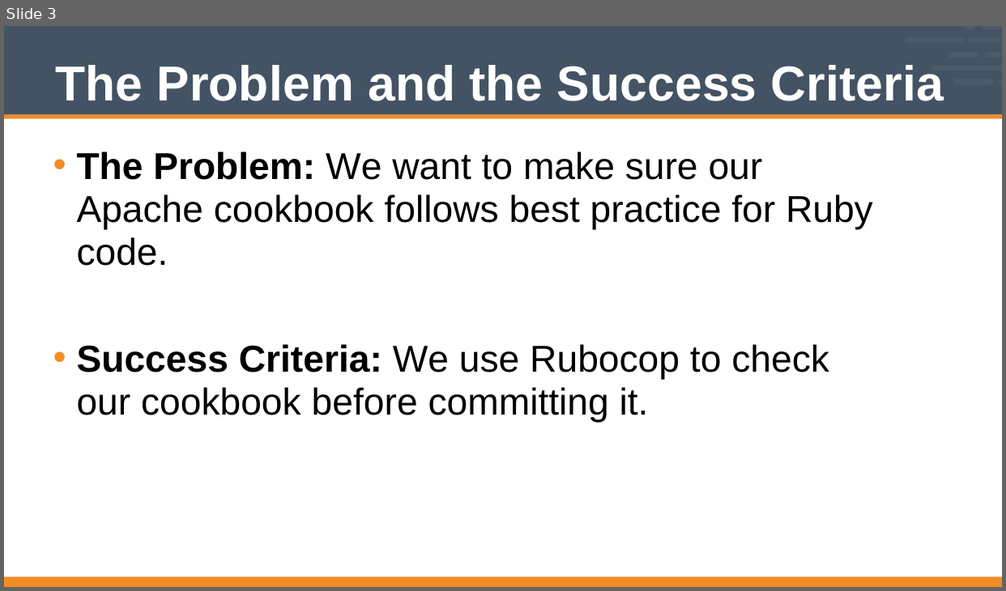
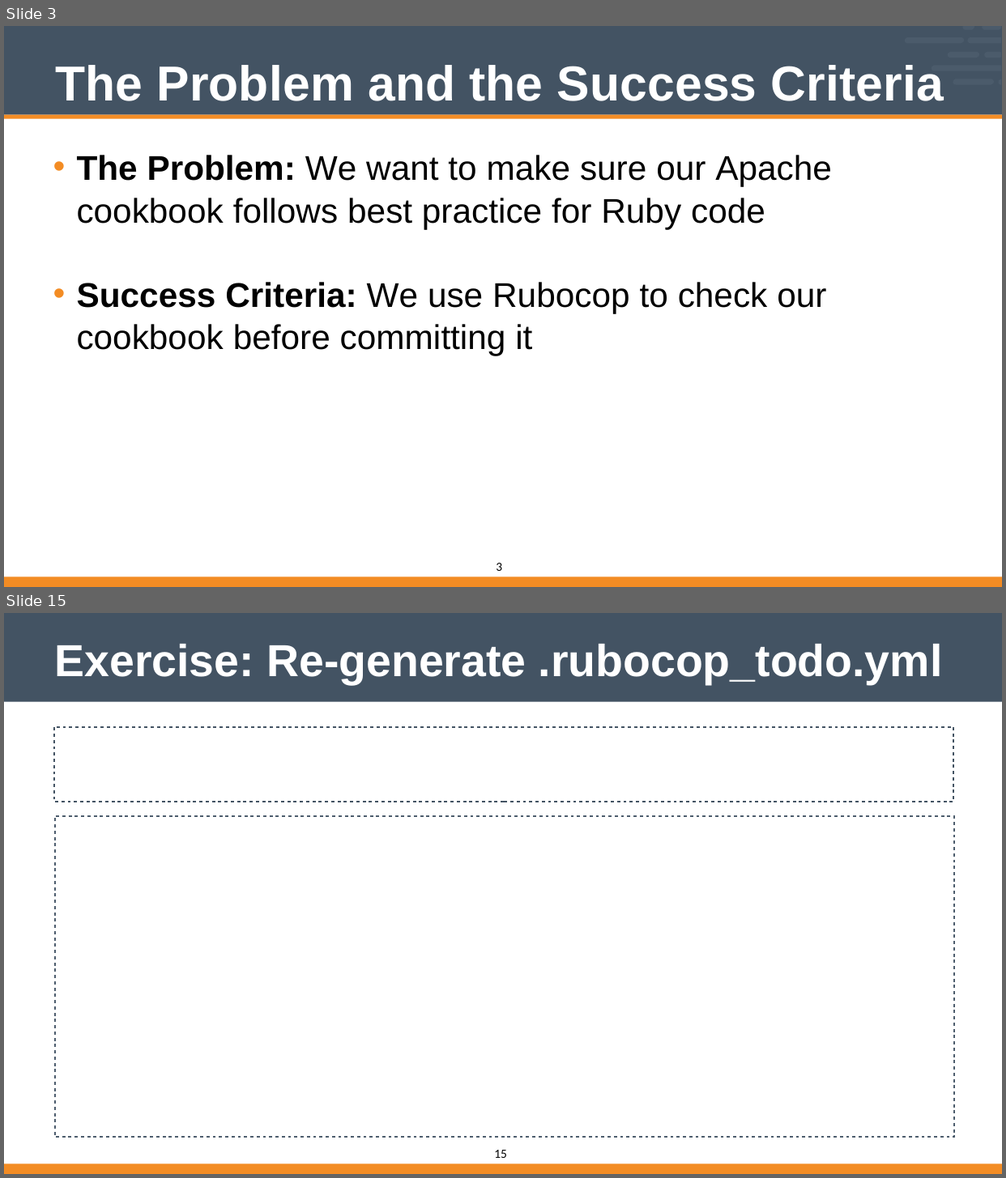
Before and after one commit to vinyar/chef-intermediate, a slide deck: Modules/11-Chef_Intermediate.pptx. Shown one above the other, each under a label of ours: slide 3 before the commit, slides 3 and 15 after it; the slides between them are not shown. The pictures are 1006x591 and 1006x1178 pixels, drawn with LibreOffice and Linux fonts; fonts in the diff are those of the drawing. Boxes give left, top, right and bottom in pixels: in the first picture for what was removed or moved away, otherwise in the second. Text is boxed around its words. In the diff, an @@ line names an element or a change of style, - is before the commit and + after.

```diff
--- a/Modules/11-Chef_Intermediate.pptx
+++ b/Modules/11-Chef_Intermediate.pptx
@@ slide 15 added at <box>4,613,1002,1174</box>, background #FFFFFF; not listed: 1 template element that a slide beside it also shows @@
@@ title added at <box>55,644,942,684</box>, 57.6 pt, text #FFFFFF, bold @@
+Exercise: Re-generate .rubocop_todo.yml
@@ rectangle added at <box>54,727,953,802</box>, outline #435363 2 pt @@
@@ rectangle added at <box>54,817,954,1137</box>, outline #4D5D6D 2 pt @@
@@ freeform shape added at <box>4,1164,1002,1174</box>, fill #F38C24 @@
@@ page number added at <box>494,1150,507,1158</box>, 16 pt, text #000000 @@
+15
@@ slide 3 changed as well @@
@@ text at <box>77,155,832,356</box>: text changed; size 48 to 44 pt @@
-• The Problem: We want to make sure our Apache cookbook follows best practice for Ruby code.
-• Success Criteria: We use Rubocop to check our cookbook before committing it.
+• The Problem: We want to make sure our Apache cookbook follows best practice for Ruby code
+• Success Criteria: We use Rubocop to check our cookbook before committing it
@@ page number added at <box>496,563,502,571</box>, 16 pt, text #000000 @@
+3
```
Also in this commit, not shown: 1 other slide changed, 19 other slides added, 10 slides removed.
